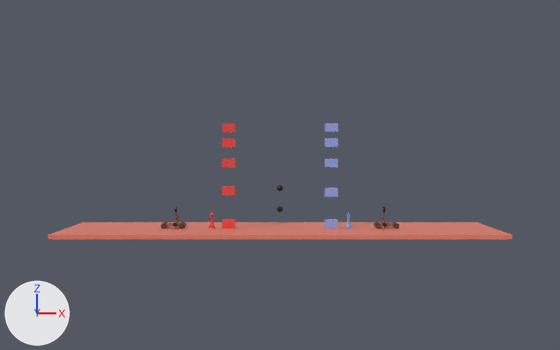
The Blender file blender/level2.blend, before and after one commit.
The view is the same before and after, from a 50 mm lens placed at (0.0, -182.0, 17.9), pointed at (0.0, -0.1, 12.4). Lighting does not change. The marker at lower left points along +X, +Y and +Z. The older version comes first. Objects named as collision shapes, trigger or cutter boxes, shadow casters or lower levels of detail are left out.

Before the edit, the objects in view are built like this:
```python
me_cube_016 = bpy.data.meshes.new('Cube.016')
me_cube_016.from_pydata(...)  # a box spanning x -1.5..1.5, y -1.0..1.0, z -1.0..1.0
me_cube_016.materials.append(mat_left_block)  # red #e74037
me_cube_020 = bpy.data.meshes.new('Cube.020')
me_cube_020.from_pydata(...)  # a box spanning x -1.5..1.5, y -1.0..1.0, z -1.0..1.0
me_cube_020.materials.append(mat_right_block)  # blue #8ea4e7
me_plane = bpy.data.meshes.new('Plane')
me_plane.from_pydata(...)  # a box spanning x -50.0..50.0, y -15.0..15.0, z -1.0..0.0
me_plane.materials.append(mat_groundcolour)  # red #e77b67
ob_blockl_colvis_004 = bpy.data.objects.new('blockL-ColVis.004', me_cube_016)
ob_blockl_colvis_004.location = (-12.0, 0.0, 23.5)
ob_blockr_colvis_004 = bpy.data.objects.new('blockR-ColVis.004', me_cube_020)
ob_blockr_colvis_004.location = (12.0, 0.0, 23.5)
ob_kingr = bpy.data.objects.new('KingR', None)
ob_kingr.location = (16.0, 0.0, 1.048)
ob_plane_colvis = bpy.data.objects.new('Plane-ColVis', me_plane)
ob_plane_colvis.parent = ob_ground
ob_plane_colvis.location = (0.0, 0.0, 0.0)
```
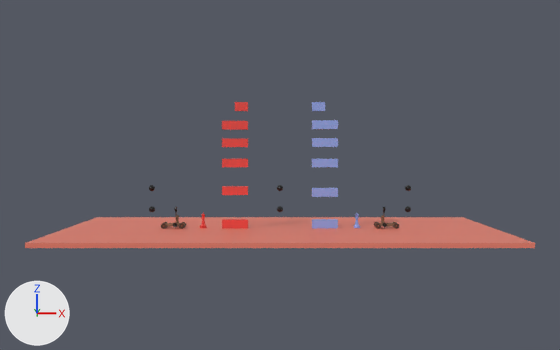
ob_kingr is not drawn itself; it is the parent of ob_kingr_visual, ob_kingr_collider.

Diff of the bpy script that builds the scene:
```diff
--- a/blender/level2.blend.py
+++ b/blender/level2.blend.py
@@ me_cube_016 @@
 me_cube_016.from_pydata(...)  # 8 vertices, 6 faces; spans x -1.5..1.5, y -1.0..1.0, z -1.0..1.0
-me_cube_016.materials.append(mat_left_block)  # red #e74037
+me_cube_016.materials.append(mat_right_block)  # blue #8ea4e7
@@ ob_plane_colvis @@
 ob_plane_colvis.location = (0.0, 0.0, 0.0)
+ob_plane_colvis.scale = (1.0, 2.0, 1.0)
@@ ob_kingr @@
 ob_kingr = bpy.data.objects.new('KingR', None)
-ob_kingr.location = (16.0, 0.0, 1.048)
+ob_kingr.location = (18.0, 0.0, 1.048)
@@ ob_blockl_colvis_004 @@
 ob_blockl_colvis_004 = bpy.data.objects.new('blockL-ColVis.004', me_cube_016)
-ob_blockl_colvis_004.location = (-12.0, 0.0, 23.5)
+ob_blockl_colvis_004.location = (-9.0, 0.0, 1.0)
@@ ob_blockr_colvis_004 @@
-ob_blockr_colvis_004 = bpy.data.objects.new('blockR-ColVis.004', me_cube_020)
-ob_blockr_colvis_004.location = (12.0, 0.0, 23.5)
+ob_blockr_colvis_004 = bpy.data.objects.new('blockR-ColVis.004', me_cube_016)
+ob_blockr_colvis_004.location = (9.0, 0.0, 1.0)
@@ ob_blockl_colvis_011 @@
+ob_blockl_colvis_011 = bpy.data.objects.new('blockL-ColVis.011', me_cube_031)  # a box spanning x -1.5..1.5, y -1.0..1.0, z -1.0..1.0; in mat_left_block (red #e74037)
+ob_blockl_colvis_011.location = (-9.0, 0.0, 24.1)
@@ ob_blockr_colvis_010 @@
+ob_blockr_colvis_010 = bpy.data.objects.new('blockR-ColVis.010', me_cube_020.copy())  # the mesh of ob_blockr_colvis_004
+ob_blockr_colvis_010.location = (9.0, 0.0, 24.2)
@@ ob_blockr_colvis_009 @@
+ob_blockr_colvis_009 = bpy.data.objects.new('blockR-ColVis.009', me_cube_020.copy())  # the mesh of ob_blockr_colvis_004
+ob_blockr_colvis_009.location = (12.0, 0.0, 24.2)
@@ ob_blockl_colvis_010 @@
+ob_blockl_colvis_010 = bpy.data.objects.new('blockL-ColVis.010', me_cube_028)  # a box spanning x -1.5..1.5, y -1.0..1.0, z -1.0..1.0; in mat_left_block (red #e74037)
+ob_blockl_colvis_010.location = (-12.0, 0.0, 24.1)
@@ ob_blockr_colvis_008 @@
+ob_blockr_colvis_008 = bpy.data.objects.new('blockR-ColVis.008', me_cube_020.copy())  # the mesh of ob_blockr_colvis_004
+ob_blockr_colvis_008.location = (9.0, 0.0, 28.4)
@@ ob_blockl_colvis_009 @@
+ob_blockl_colvis_009 = bpy.data.objects.new('blockL-ColVis.009', me_cube_026)  # a box spanning x -1.5..1.5, y -1.0..1.0, z -1.0..1.0; in mat_left_block (red #e74037)
+ob_blockl_colvis_009.location = (-9.0, 0.0, 28.4)
@@ ob_blockl_colvis_008 @@
+ob_blockl_colvis_008 = bpy.data.objects.new('blockL-ColVis.008', me_cube_024)  # a box spanning x -1.5..1.5, y -1.0..1.0, z -1.0..1.0; in mat_left_block (red #e74037)
+ob_blockl_colvis_008.location = (-9.0, 0.0, 20.0)
@@ ob_blockr_colvis_007 @@
+ob_blockr_colvis_007 = bpy.data.objects.new('blockR-ColVis.007', me_cube_020.copy())  # the mesh of ob_blockr_colvis_004
+ob_blockr_colvis_007.location = (9.0, 0.0, 20.0)
@@ ob_blockr_colvis_006 @@
+ob_blockr_colvis_006 = bpy.data.objects.new('blockR-ColVis.006', me_cube_020.copy())  # the mesh of ob_blockr_colvis_004
+ob_blockr_colvis_006.location = (9.0, 0.0, 15.3)
@@ ob_blockr_colvis_005 @@
+ob_blockr_colvis_005 = bpy.data.objects.new('blockR-ColVis.005', me_cube_020)
+ob_blockr_colvis_005.location = (9.0, 0.0, 8.4)
@@ ob_blockl_colvis_006 @@
+ob_blockl_colvis_006 = bpy.data.objects.new('blockL-ColVis.006', me_cube_005)  # a box spanning x -1.5..1.5, y -1.0..1.0, z -1.0..1.0; in mat_left_block (red #e74037)
+ob_blockl_colvis_006.location = (-9.0, 0.0, 15.3)
@@ ob_blockl_colvis_005 @@
+ob_blockl_colvis_005 = bpy.data.objects.new('blockL-ColVis.005', me_cube_004)  # a box spanning x -1.5..1.5, y -1.0..1.0, z -1.0..1.0; in mat_left_block (red #e74037)
+ob_blockl_colvis_005.location = (-9.0, 0.0, 8.8)
```

What differs and where, as boxes [x1, y1, x2, y2] in the pictures (560 x 350 px):
'Plane-ColVis', rescaled (10% wider, 78% taller)
    before: [48, 222, 512, 239]
    after: [25, 217, 535, 248]
'blockR-ColVis.004', recoloured, reshaped, moved
    before: [325, 123, 338, 132]
    after: [312, 219, 325, 228]
'blockL-ColVis.004', recoloured, moved
    before: [222, 123, 235, 132]
    after: [235, 219, 248, 228]
'blockL-ColVis.005', added
    after: [235, 186, 248, 195]
'blockR-ColVis.005', added
    after: [312, 188, 325, 197]
'blockR-ColVis.007', added
    after: [312, 138, 325, 147]
'blockL-ColVis.009', added
    after: [235, 102, 248, 111]
'blockR-ColVis.008', added
    after: [312, 102, 325, 111]
'blockL-ColVis.010', added
    after: [222, 121, 235, 130]
'blockR-ColVis.009', added
    after: [325, 120, 338, 129]
'blockR-ColVis.010', added
    after: [312, 120, 325, 129]
'blockL-ColVis.011', added
    after: [235, 121, 248, 130]
'KingR-Visual', moved
    before: [345, 212, 352, 228]
    after: [353, 214, 360, 228]
'blockL-ColVis.006', added
    after: [235, 159, 248, 167]
'blockR-ColVis.006', added
    after: [312, 159, 325, 167]
'blockL-ColVis.008', added
    after: [235, 139, 248, 147]
